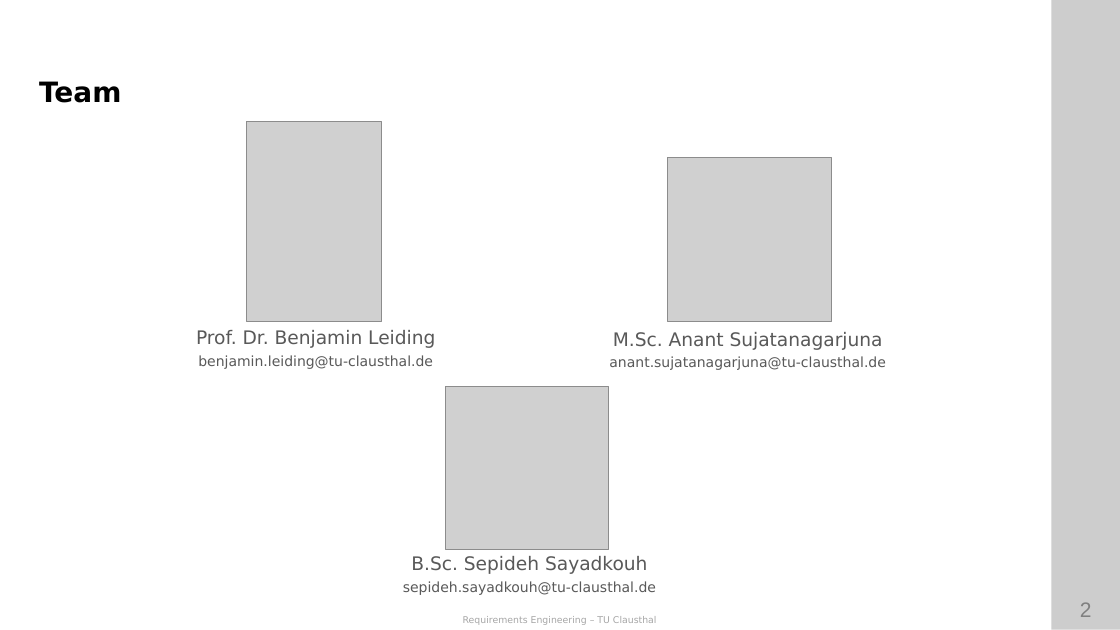
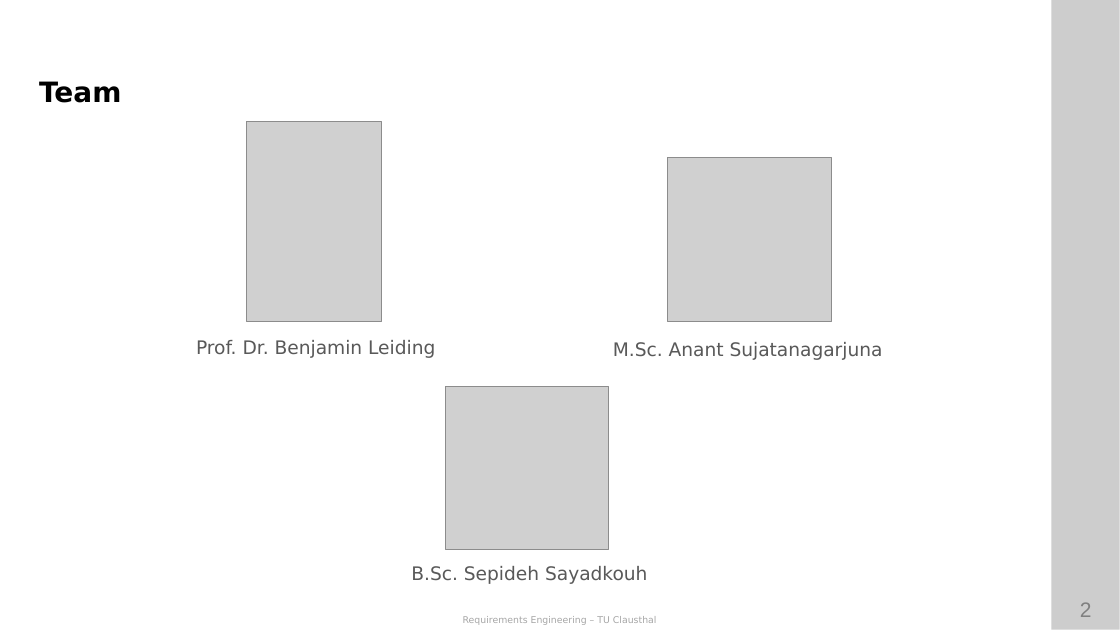
Before and after one commit to ETCE-LAB/teaching-material, a slide deck: slide 2 of Requirements-Engineering/RE-L00-Organization.pptx. Drawn at 1120x630 pixels with LibreOffice and Linux fonts; fonts in the diff are those of the drawing; grey boxes stand for pictures; background and template pictures are left out. Boxes give left, top, right and bottom in pixels: in the first picture for what was removed or moved away, otherwise in the second. Text is boxed around its words. In the diff, an @@ line names an element or a change of style, - is before the commit and + after.

```diff
--- a/Requirements-Engineering/RE-L00-Organization.pptx
+++ b/Requirements-Engineering/RE-L00-Organization.pptx
@@ text at (x1=198, y1=355, x2=433, y2=369): paragraph removed @@
-benjamin.leiding@tu-clausthal.de
@@ text at (x1=609, y1=356, x2=886, y2=370): paragraph removed @@
-anant.sujatanagarjuna@tu-clausthal.de
@@ text at (x1=403, y1=581, x2=656, y2=595): paragraph removed @@
-sepideh.sayadkouh@tu-clausthal.de
```
Also in this commit, not shown: 1 other slide changed, 1 other file.
